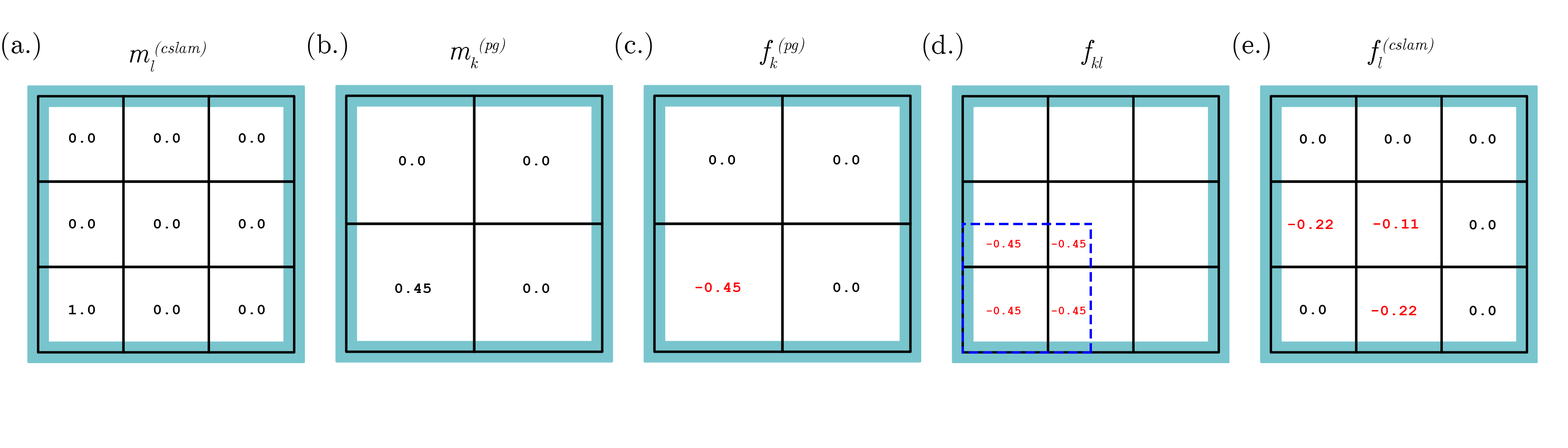
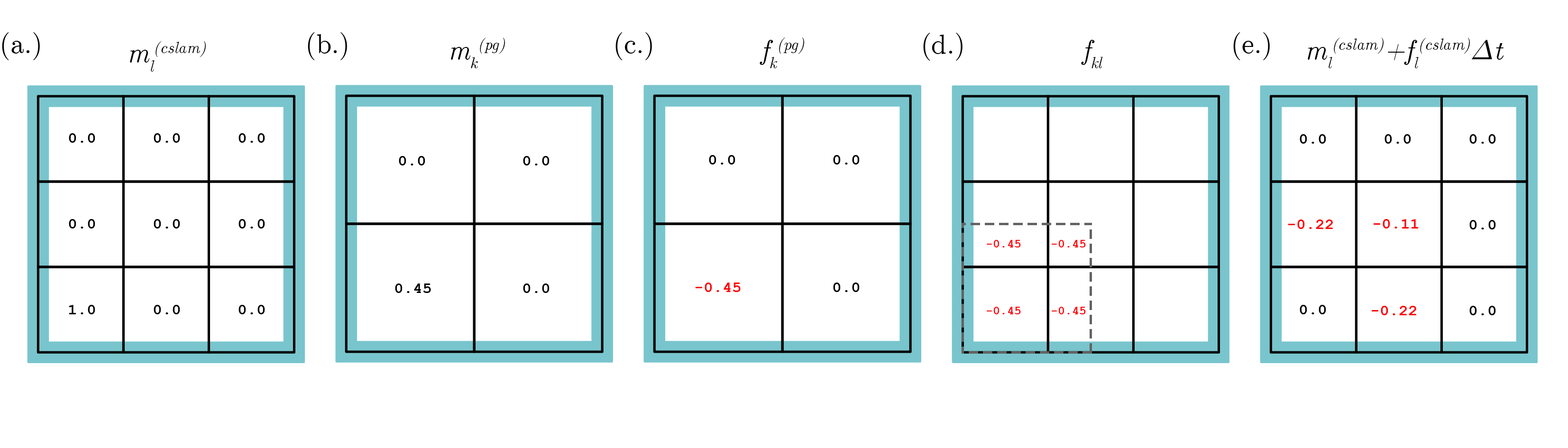
Layers edited between the first and the second 1568px x 448px image:
renamed "fl(cslam)" to "ml(cslam)+fl(cslam)Δt", painted on it over box(1307, 37, 1504, 69)
painted on "Rectangle 1" over box(961, 222, 1092, 354)
